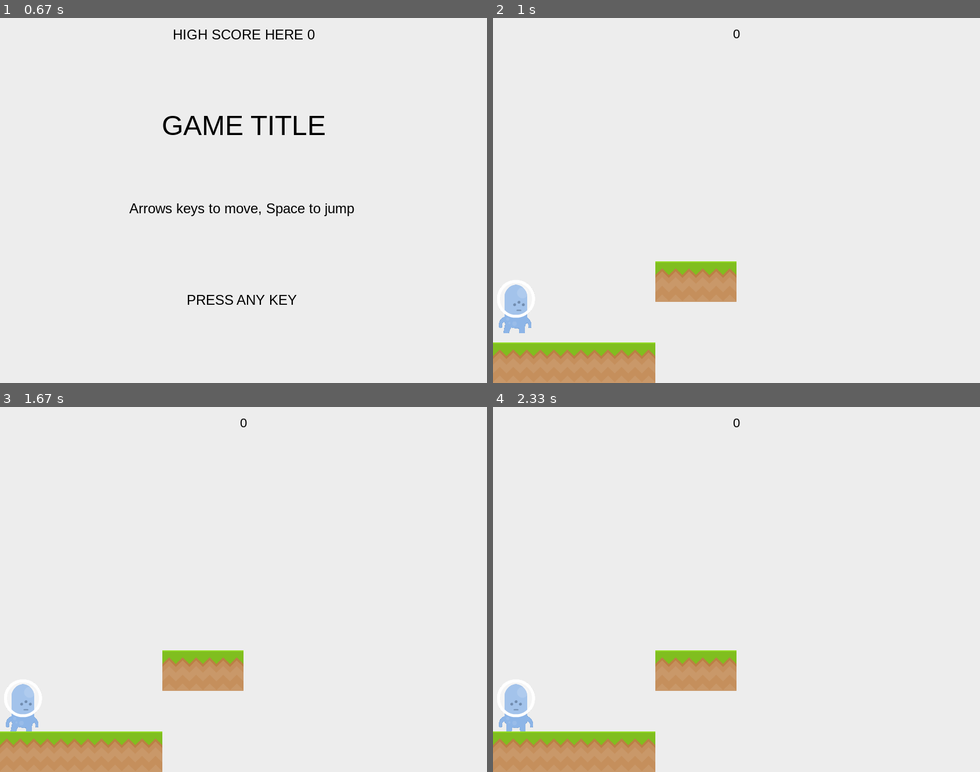
Above: before the commit, frames 1-4 (two rows, left to right).
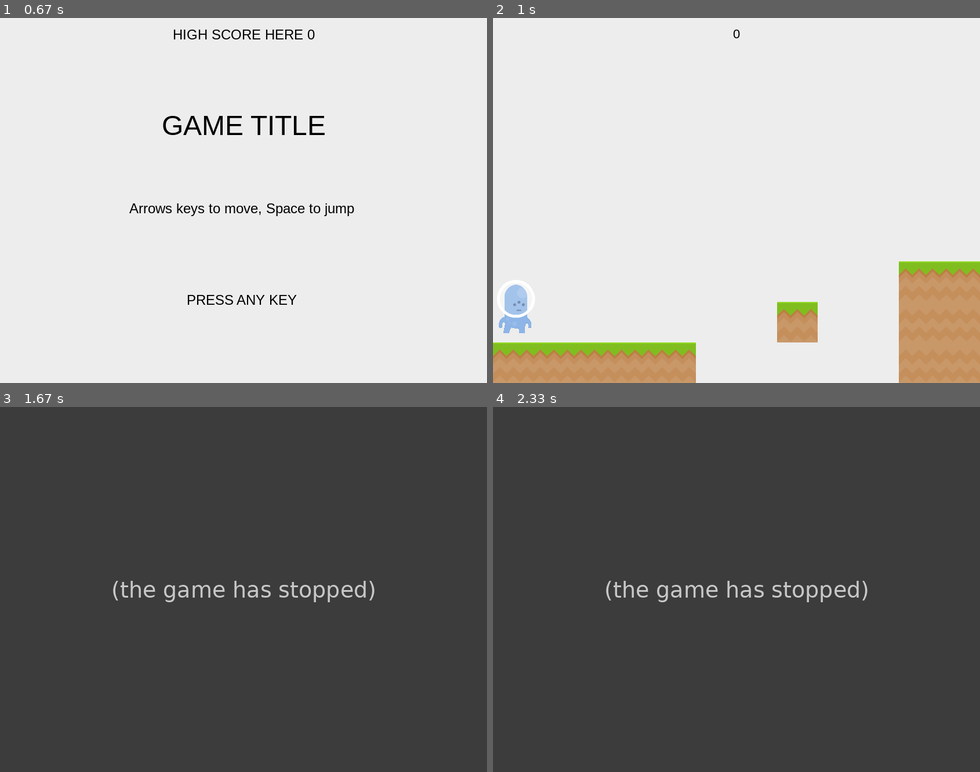
Above: after the commit, the same moments.

Repository: MatthewDudley/PyGame-Platformer
Game: pygame game, started from PlatformOne/main.py
Same seed, same stepped clock (60 frames per second), same inputs: the game is played once before the commit and once after it.
Inputs:
- Up to frame 1 (0.67 s): hold Right from 0.33 s (still down)
- Up to frame 2 (1 s): release Right at 0.8 s; tap Space at 0.83 s
- Up to frame 3 (1.67 s): no input
- Up to frame 4 (2.33 s): no input

Frame 1 is identical in both runs. In frame 2, 9.3% of the frame differs, in the area x 33-100%, y 66-100%; in frame 3, 100%, in the area x 0-100%, y 0-100%; in frame 4, 100%.
Error after the commit: UnboundLocalError: cannot access local variable 'lowest' where it is not associated with a v...; the game stopped at 1.02 s (later frames are placeholders)

Commit message:
Updated LevelOne.txt file that holds the entire level

Diff:
--- a/PlatformOne/LevelOne.txt
+++ b/PlatformOne/LevelOne.txt
@@ -1,9 +1,9 @@
-________________________
-________________________
-________________________
-________________####____
-_____####___#_________##
-__##____________________
-__________##_____###____
-#####___####__######____
-#####___####__######____
+____________________________________________________________________________________________________
+____________________________________________________________________________________________________
+____________________________________________________________________________________________________
+_______________________________###____&_____________________________________________________________
+__________________________##________________________________________________________________________
+_______________________#__&&________________________________________________________________________
+__________###___####___&__&&_____##___#__#__________________________________________________________
+_______#__&&&____&&_______&&###_____________________________________________________________________
+#####_____&&&_____________&&&&&_____________________________________________________________________
--- a/PlatformOne/main.py
+++ b/PlatformOne/main.py
@@ -38,9 +38,6 @@
         self.sprite_items = Spritesheet(path.join(img_dir, SPRITESHEET_ITEMS))
         self.sprite_tiles = Spritesheet(path.join(img_dir, SPRITESHEET_TILES))
 
-        # load level
-        self.level_dir = path.join(self.dir, 'LevelOne.txt')
-
         # load sound
         self.snd_dir = path.join(self.dir, 'snd')
         self.jump_snd = pg.mixer.Sound(path.join(self.snd_dir,'Jump.wav'))
@@ -54,22 +51,57 @@
         self.player = Player(self)
         self.all_sprites.add(self.player)
 
-        # populate level
+        # load level
         self.x = 0
-        self.y = HEIGHT-70
-        self.type = 18   # grassPlat
-        for i in range(0,4):
-            p = Platform(self, self.x, self.y, self.type)
-            self.all_sprites.add(p)
-            self.platforms.add(p)
-            self.x += 70
-
-        self.y = HEIGHT - (70*3)
-        for i in range(0,2):
-            p = Platform(self, self.x, self.y, self.type)
-            self.all_sprites.add(p)
-            self.platforms.add(p)
-            self.x += 70
+        self.y = 0
+        self.type = 0
+        count = 0
+        count_limit = 100
+        with open(path.join(self.dir, LEVEL_ONE), 'r') as file:
+            for block in file.read():
+                if block == '#':
+                    self.type = 18
+                    p = Platform(self, self.x, self.y, self.type)
+                    self.all_sprites.add(p)
+                    self.platforms.add(p)
+                    self.x += 70
+                    count += 1
+                    if count >= count_limit:
+                        self.y += 70
+                        self.x = 0
+                        count = 0
+
+                elif block == '&':
+                    self.type = 1
+                    p = Platform(self, self.x, self.y, self.type)
+                    self.all_sprites.add(p)
+                    self.platforms.add(p)
+                    self.x += 70
+                    count += 1
+                    if count >= count_limit:
+                        self.y += 70
+                        self.x = 0
+                        count = 0
+
+                elif block == '$':
+                    self.type = 20
+                    p = Platform(self, self.x, self.y, self.type)
+                    self.all_sprites.add(p)
+                    self.platforms.add(p)
+                    self.x += 70
+                    count += 1
+                    if count >= count_limit:
+                        self.y += 70
+                        self.x = 0
+                        count = 0
+
+                elif block == '_':
+                    self.x += 70
+                    count += 1
+                    if count >= count_limit:
+                        self.y += 70
+                        self.x = 0
+                        count = 0
 
         pg.mixer.music.load(path.join(self.snd_dir,'Grasslands-Theme.ogg'))
         self.run()
@@ -89,19 +121,18 @@
     def update(self):
         # Game Loop - Update
         self.all_sprites.update()
-        # check if player hits a platform - only if falling
-        if self.player.vel.y > 0:
-            hits = pg.sprite.spritecollide(self.player, self.platforms, False)
-            if hits:
-                lowest = hits[0]
-                for hit in hits:
-                    if hit.rect.bottom > lowest.rect.bottom:
-                        lowest = hit
-                if self.player.pos.x < lowest.rect.right + 20 and self.player.pos.x > lowest.rect.left - 20:
-                    if self.player.pos.y < lowest.rect.centery:
-                        self.player.pos.y = lowest.rect.top
-                        self.player.vel.y = 0
-                        self.player.jumping = False
+        # collisions
+        hits = pg.sprite.spritecollide(self.player, self.platforms, False)
+        if hits:
+            #lowest = hits[0]
+            for hit in hits:
+                if hit.rect.bottom > lowest.rect.bottom:
+                    lowest = hit
+            if self.player.pos.x < lowest.rect.right + 20 and self.player.pos.x > lowest.rect.left - 20:
+                if self.player.pos.y < lowest.rect.centery:
+                    self.player.pos.y = lowest.rect.top
+                    self.player.vel.y = 0
+                    self.player.jumping = False
 
         # Camera movement forward
         if self.player.rect.right > ((2 / 3) * WIDTH):
@@ -149,6 +180,7 @@
         self.screen.fill(BGCOLOR)
         self.all_sprites.draw(self.screen)
         self.draw_text(str(self.score), 22, BLACK, WIDTH / 2, 15)
+
         # *after* drawing everything, flip the display
         pg.display.flip()
 
--- a/PlatformOne/settings.py
+++ b/PlatformOne/settings.py
@@ -30,7 +30,7 @@
 PLAYER_JUMP = 18
 
 # start platform(s) (x, y)
-#LEVEL_ONE = "LevelOne.txt"
+LEVEL_ONE = "LevelOne.txt"
 
 
 # define colors
--- a/PlatformOne/sprites.py
+++ b/PlatformOne/sprites.py
@@ -126,6 +126,26 @@
         pg.sprite.Sprite.__init__(self)
         self.game = game
 
+        '''
+	<SubTexture name="dirtCliffLeft.png" x="720" y="720" width="70" height="70"/>
+	<SubTexture name="dirtCliffLeftAlt.png" x="720" y="648" width="70" height="70"/>
+	<SubTexture name="dirtCliffRight.png" x="720" y="576" width="70" height="70"/>
+	<SubTexture name="dirtCliffRightAlt.png" x="720" y="504" width="70" height="70"/>
+	<SubTexture name="dirtHalf.png" x="720" y="432" width="70" height="70"/>
+	<SubTexture name="dirtHalfLeft.png" x="720" y="360" width="70" height="70"/>
+	<SubTexture name="dirtHalfMid.png" x="720" y="288" width="70" height="70"/>
+	<SubTexture name="dirtHalfRight.png" x="720" y="216" width="70" height="70"/>
+	<SubTexture name="dirtHillLeft.png" x="720" y="144" width="70" height="70"/>
+	<SubTexture name="dirtHillLeft2.png" x="720" y="72" width="70" height="70"/>
+	<SubTexture name="dirtHillRight.png" x="720" y="0" width="70" height="70"/>
+	<SubTexture name="dirtHillRight2.png" x="648" y="864" width="70" height="70"/>
+	<SubTexture name="dirtLedgeLeft.png" x="842" y="892" width="5" height="18"/>
+	<SubTexture name="dirtLedgeRight.png" x="842" y="912" width="5" height="18"/>
+	<SubTexture name="dirtLeft.png" x="504" y="432" width="70" height="70"/>
+	<SubTexture name="dirtMid.png" x="504" y="360" width="70" height="70"/>
+	<SubTexture name="dirtRight.png" x="648" y="504" width="70" height="70"/>
+        '''
+
         images = [self.game.sprite_tiles.get_image(648,  0,  70, 70),   #0  "grass.png"
                   self.game.sprite_tiles.get_image(576, 864, 70, 70),   #1  "grassCenter.png"
                   self.game.sprite_tiles.get_image(576, 792, 70, 70),   #2  "grassCenter_rounded.png"
@@ -145,7 +165,11 @@
                   self.game.sprite_tiles.get_image(849, 894,  5, 24),   #16  "grassLedgeRight.png"
                   self.game.sprite_tiles.get_image(504, 648, 70, 70),   #17  "grassLeft.png"
                   self.game.sprite_tiles.get_image(504, 576, 70, 70),   #18  "grassMid.png"
-                  self.game.sprite_tiles.get_image(504, 504, 70, 70)]   #19  "grassRight.png"
+                  self.game.sprite_tiles.get_image(504, 504, 70, 70),   #19  "grassRight.png"
+                  self.game.sprite_tiles.get_image(792, 0,   70, 70),   #20  "dirt.png"
+                  self.game.sprite_tiles.get_image(720, 864, 70, 70),   #21 "dirtCenter.png"
+                  self.game.sprite_tiles.get_image(720, 792, 70, 70),   #22 "dirtCenter_rounded.png"
+                  ]
 
         self.image = images[type]
         self.image.set_colorkey(BLACK)
